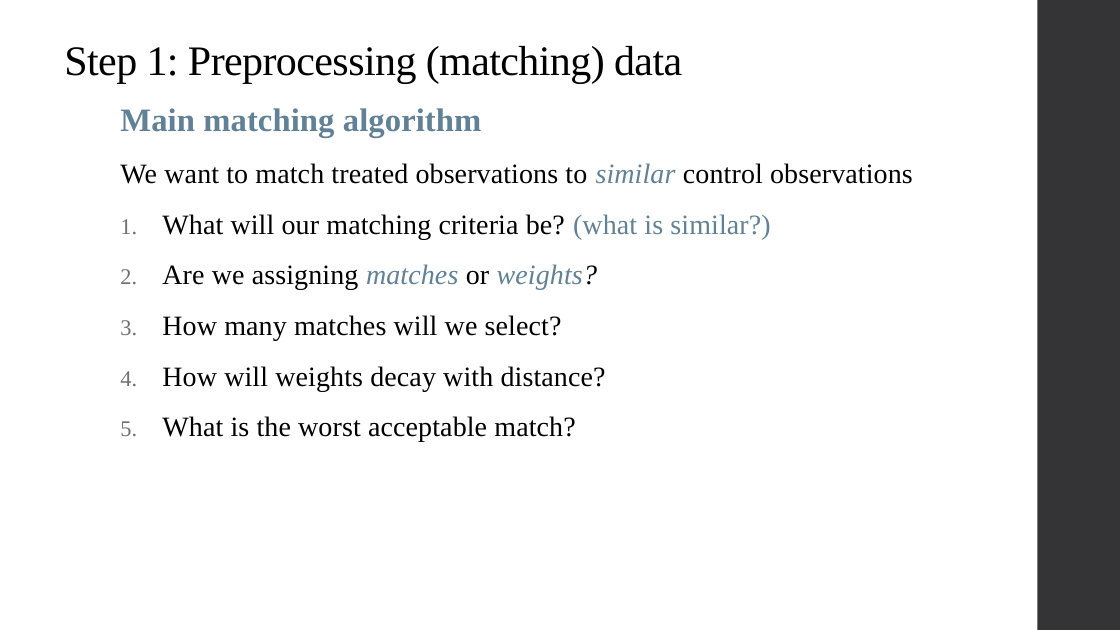
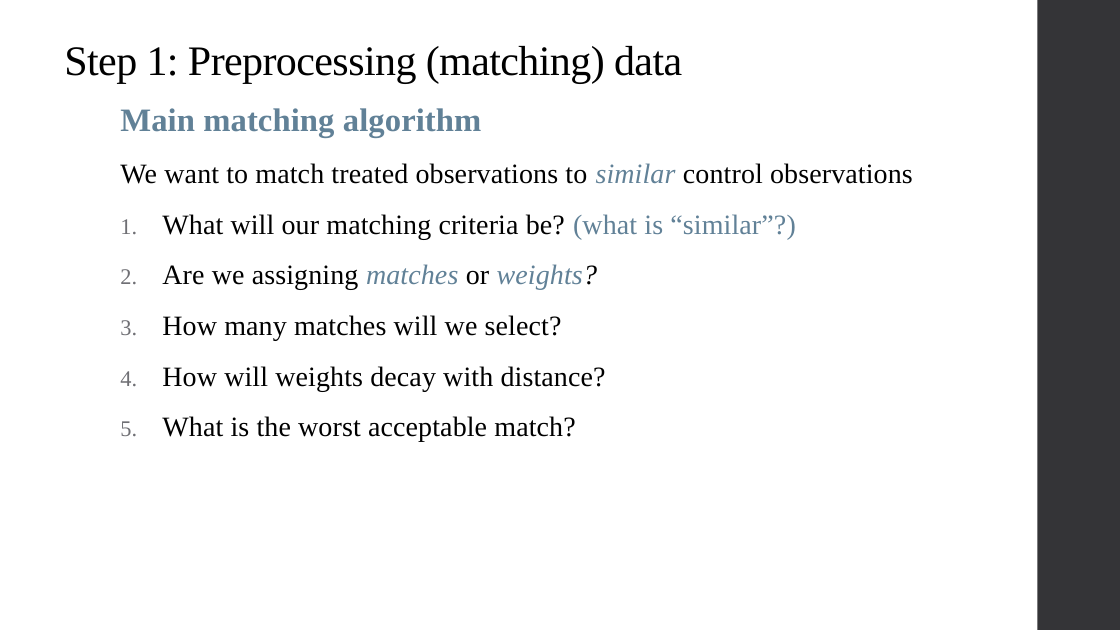
Before and after one commit to qiufei/fork-HAD5744, a slide deck: slide 18 of Lecture05_Matching/Lecture5_Matching_2022F.pptx (slide 19 before the commit). Drawn at 1120x630 pixels with LibreOffice and Linux fonts; fonts in the diff are those of the drawing. Boxes give left, top, right and bottom in pixels: in the first picture for what was removed or moved away, otherwise in the second. Text is boxed around its words. In the diff, an @@ line names an element or a change of style, - is before the commit and + after.

```diff
--- a/Lecture05_Matching/Lecture5_Matching_2022F.pptx
+++ b/Lecture05_Matching/Lecture5_Matching_2022F.pptx
@@ text at <box>162,214,795,239</box>: text changed @@
-1. What will our matching criteria be? (what is similar?)
+1. What will our matching criteria be? (what is “similar”?)
```
Also in this commit, not shown: 13 other slides changed, 8 slides added, 1 slide removed, 2 other files.
